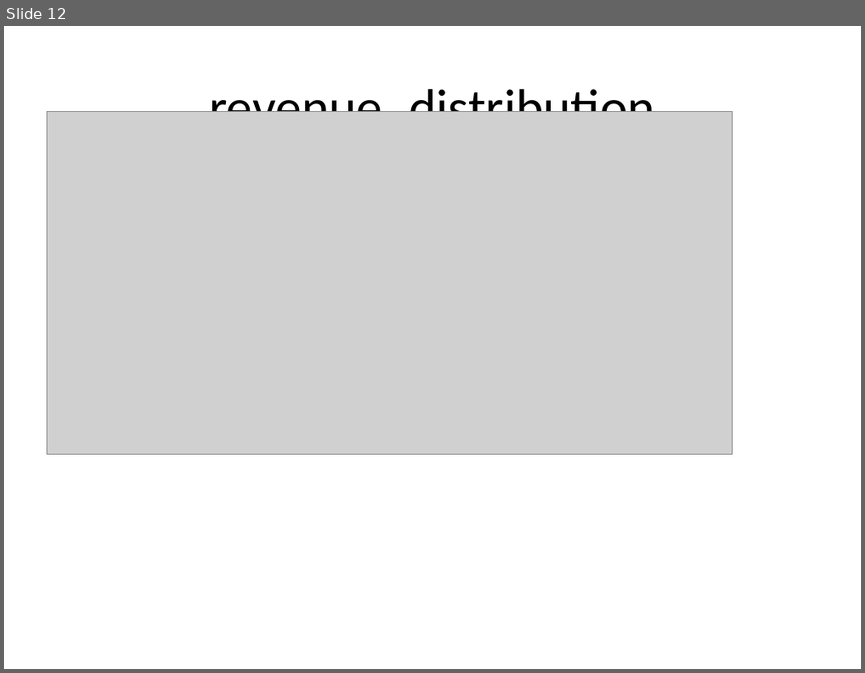
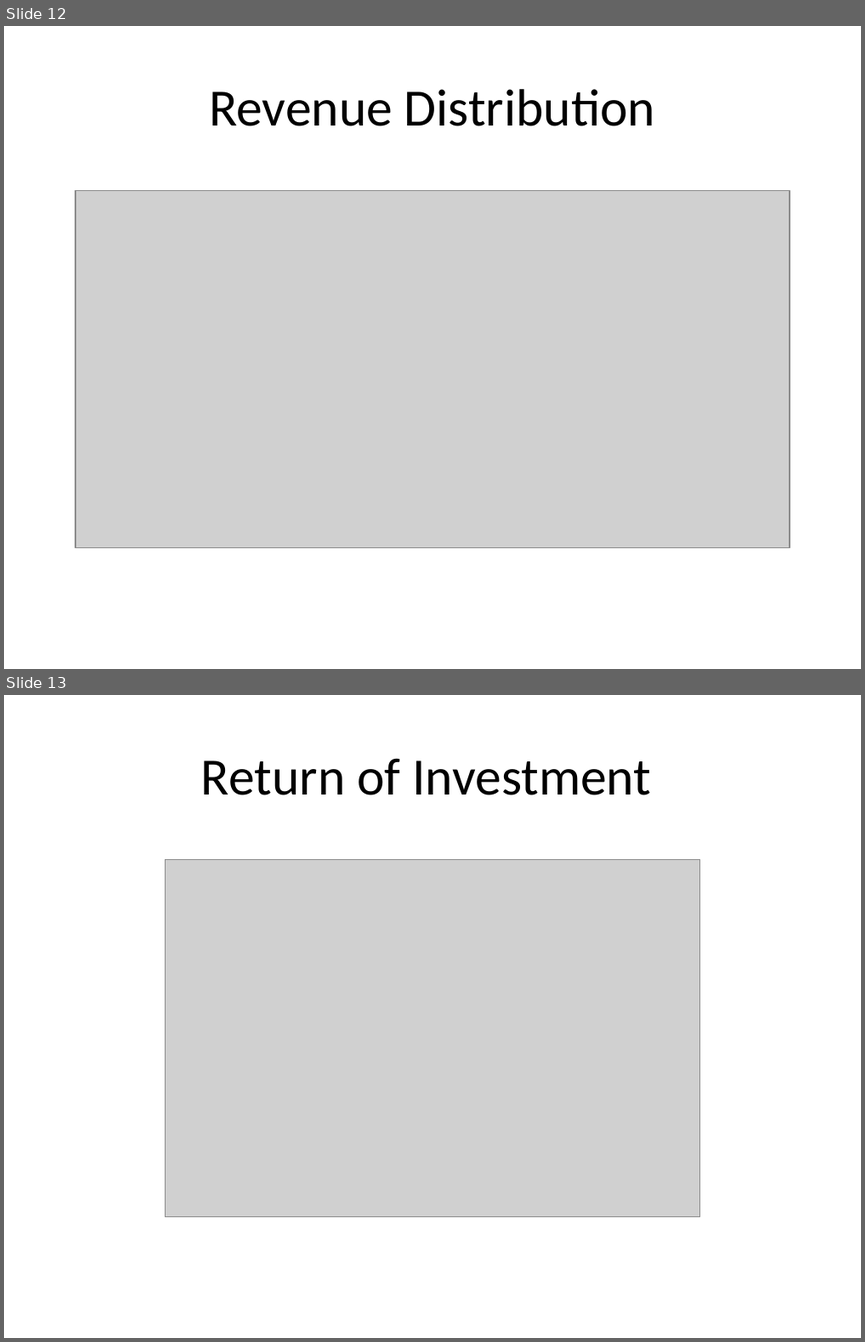
Before and after one commit to cathelenegeorge/CampAIgn-Analytics, a slide deck: reports/final_report.pptx. Shown one above the other, each under a label of ours: slide 12 before the commit, slides 12 and 13 after it. The pictures are 865x673 and 865x1342 pixels, drawn with LibreOffice and Linux fonts; fonts in the diff are those of the drawing; grey boxes stand for pictures. Boxes give left, top, right and bottom in pixels: in the first picture for what was removed or moved away, otherwise in the second. Text is boxed around its words. In the diff, an @@ line names an element or a change of style, - is before the commit and + after.

```diff
--- a/reports/final_report.pptx
+++ b/reports/final_report.pptx
@@ slide 13 added at (4, 695, 861, 1338), background #FFFFFF @@
@@ title added at (201, 758, 651, 795), 44 pt, text #000000 @@
+Return of Investment
@@ picture added at (166, 860, 701, 1217) @@
@@ slide 12 changed as well @@
@@ title at (209, 89, 655, 126): text changed @@
-revenue_distribution
+Revenue Distribution
@@ picture: place and size @@
-picture at (46, 112, 732, 454)
+picture at (75, 191, 789, 548)
```
Also in this commit, not shown: 7 other slides changed, 12 other slides added, 4 slides removed, 27 other files.
